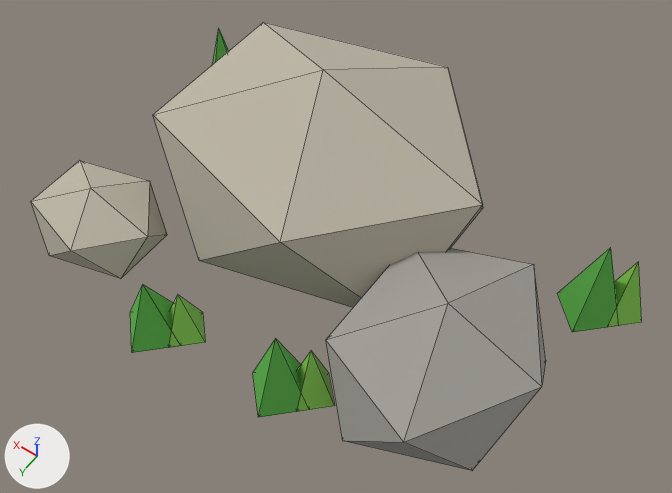
The glTF model models/props/pedras.glb as it was, and as the next commit left it.
Both versions are drawn from a 50 mm lens placed at (-0.47, 0.583, 0.922), pointed at (-0.079, 0.036, 0.062). The lights are fixed; the arrows at lower left show +X, +Y and +Z. The first picture is the older version. Mesh edges are drawn as thin lines. Vertices at exactly the same position are counted once.

Script lines for the objects in view, before the commit:
```python
me_corpo = bpy.data.meshes.new('corpo')
me_corpo.from_pydata(...)  # 76 vertices, 108 faces; spans x -0.41..0.286, y -0.22..0.26, z -0.07..0.23
# faces by material slot: [40, 20, 24, 24]
me_corpo.materials.append(mat_pedra)  # grey #bdb6a6
me_corpo.materials.append(mat_concreto_escuro)  # grey #a19e97
me_corpo.materials.append(mat_verde)  # green #5cb84a
me_corpo.materials.append(mat_folha)  # green #8ad155
ob_corpo = bpy.data.objects.new('corpo', me_corpo)
ob_corpo.location = (0.0, 0.0, 0.0)
```
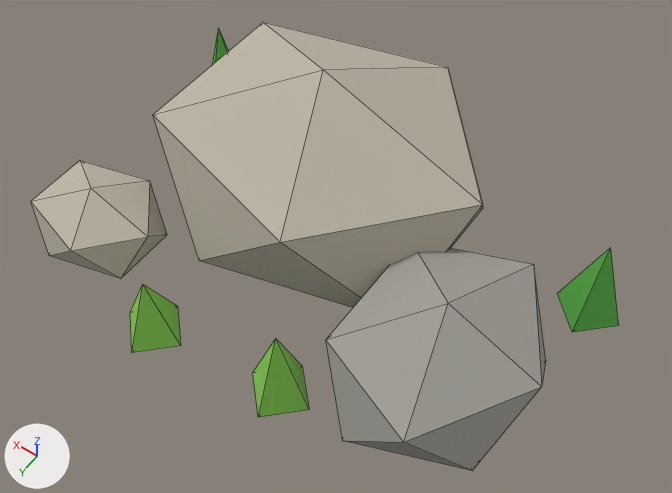
Changed parts and their boxes [x1, y1, x2, y2] in the pictures (672 x 493 px):
'corpo', reshaped: before [31, 22, 641, 471]; after [31, 22, 619, 471]
part 1 of me_corpo, deleted (green): before [607, 262, 641, 327]
part 2 of me_corpo, deleted (green): before [297, 351, 335, 412]
part 3 of me_corpo, deleted (green): before [169, 295, 205, 348]
part 4 of me_corpo, recoloured: before [130, 285, 301, 417]; after [130, 285, 309, 417]

The change, as a list of edits to the scene's bpy script:
```text
Change me_corpo:
    used by ob_corpo; location = (0.0, 0.0, 0.0)
    remove me_corpo.from_pydata(...)  # 76 vertices, 108 faces; spans x -0.41..0.286, y -0.22..0.26, z -0.07..0.23
    add me_corpo.from_pydata(...)  # 56 vertices, 84 faces; spans x -0.39..0.286, y -0.22..0.26, z -0.07..0.23
    me_corpo part 1: the loose piece of 5 vertices spanning x -0.41..-0.35, y -0.15..-0.09, z 0.0..0.096 is deleted
    me_corpo part 2: the loose piece of 5 vertices spanning x -0.18..-0.12, y 0.15..0.21, z 0.0..0.088 is deleted
    me_corpo part 3: the loose piece of 5 vertices spanning x -0.01..0.05, y 0.17..0.23, z 0.0..0.072 is deleted
    me_corpo part 4: 12 faces spanning x -0.16..0.09, y 0.16..0.26, z 0.0..0.11 switch from mat_verde (green #5cb84a) to mat_folha (green #8ad155)
    other edits to the shape of me_corpo do not show in these pictures
```
